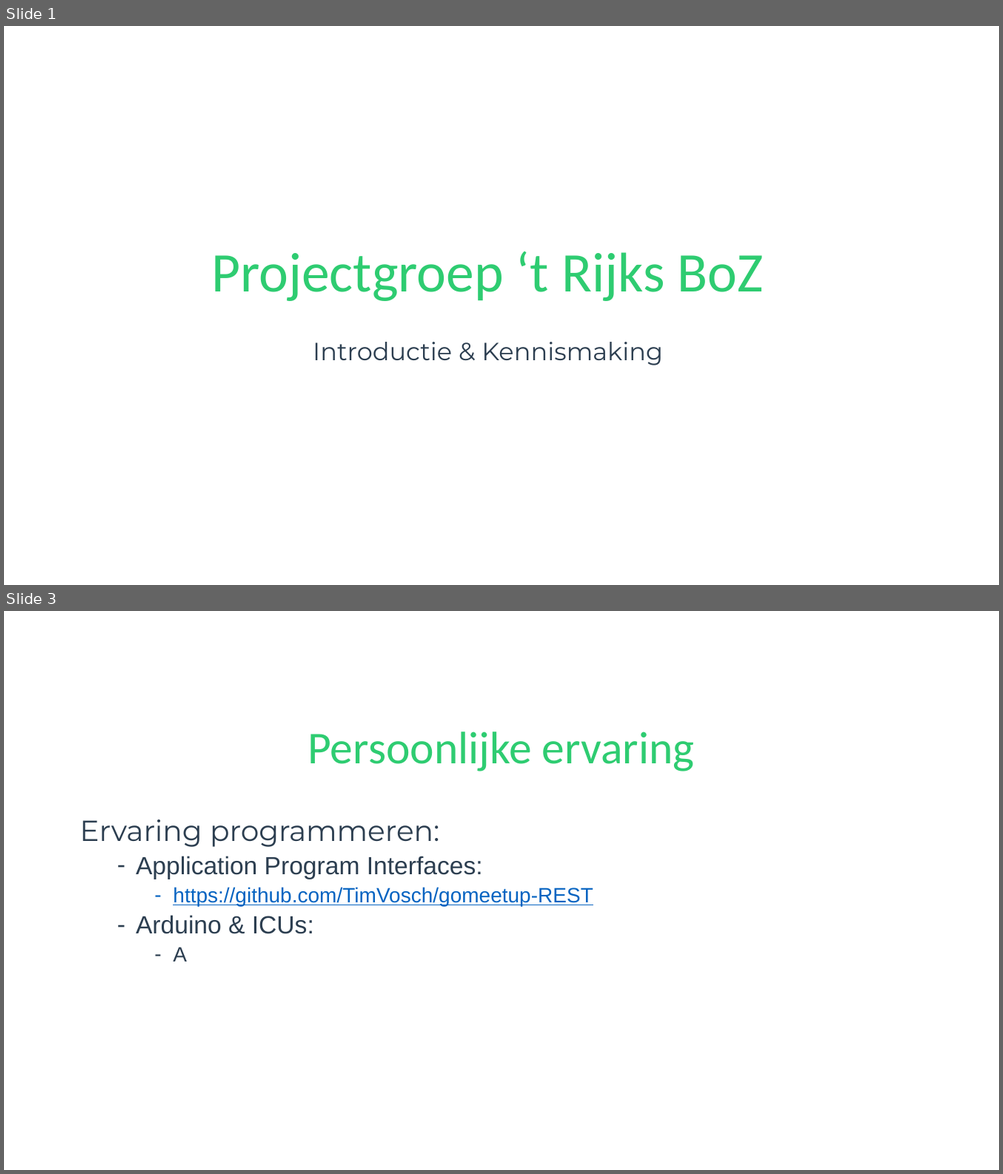
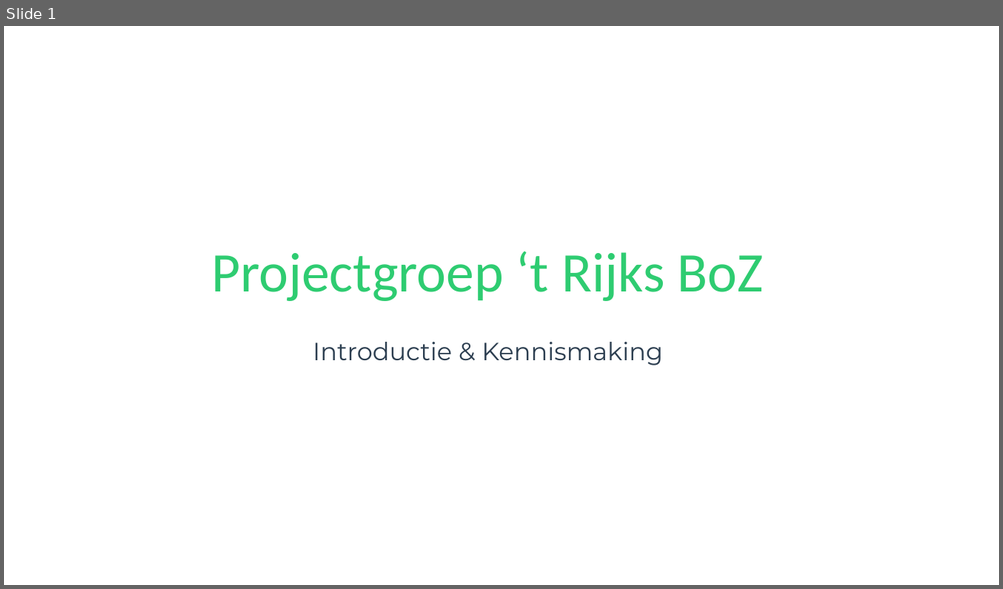
Before and after one commit to TimVosch/Aqua, a slide deck: Contact/Meeting_1/IntroductieGroep.pptx. Shown one above the other, each under a label of ours: slides 1 and 3 before the commit, slide 1 after it; the slides between them are not shown. The pictures are 1003x1174 and 1003x589 pixels, drawn with LibreOffice and Linux fonts; fonts in the diff are those of the drawing; background and template pictures are left out. Boxes give left, top, right and bottom in pixels: in the first picture for what was removed or moved away, otherwise in the second. Text is boxed around its words. In the diff, an @@ line names an element or a change of style, - is before the commit and + after.

```diff
--- a/Contact/Meeting_1/IntroductieGroep.pptx
+++ b/Contact/Meeting_1/IntroductieGroep.pptx
@@ slide 3 removed at bbox=[4, 611, 999, 1170], background #FFFFFF @@
@@ title removed at bbox=[307, 732, 694, 772] @@
-Persoonlijke ervaring
@@ text removed at bbox=[79, 820, 592, 962] @@
-Ervaring programmeren:
-  – Application Program Interfaces:
-    – https://github.com/TimVosch/gomeetup-REST
-  – Arduino & ICUs:
-    – A
```
Also in this commit, not shown: 1 slide changed, 5 slides added.
